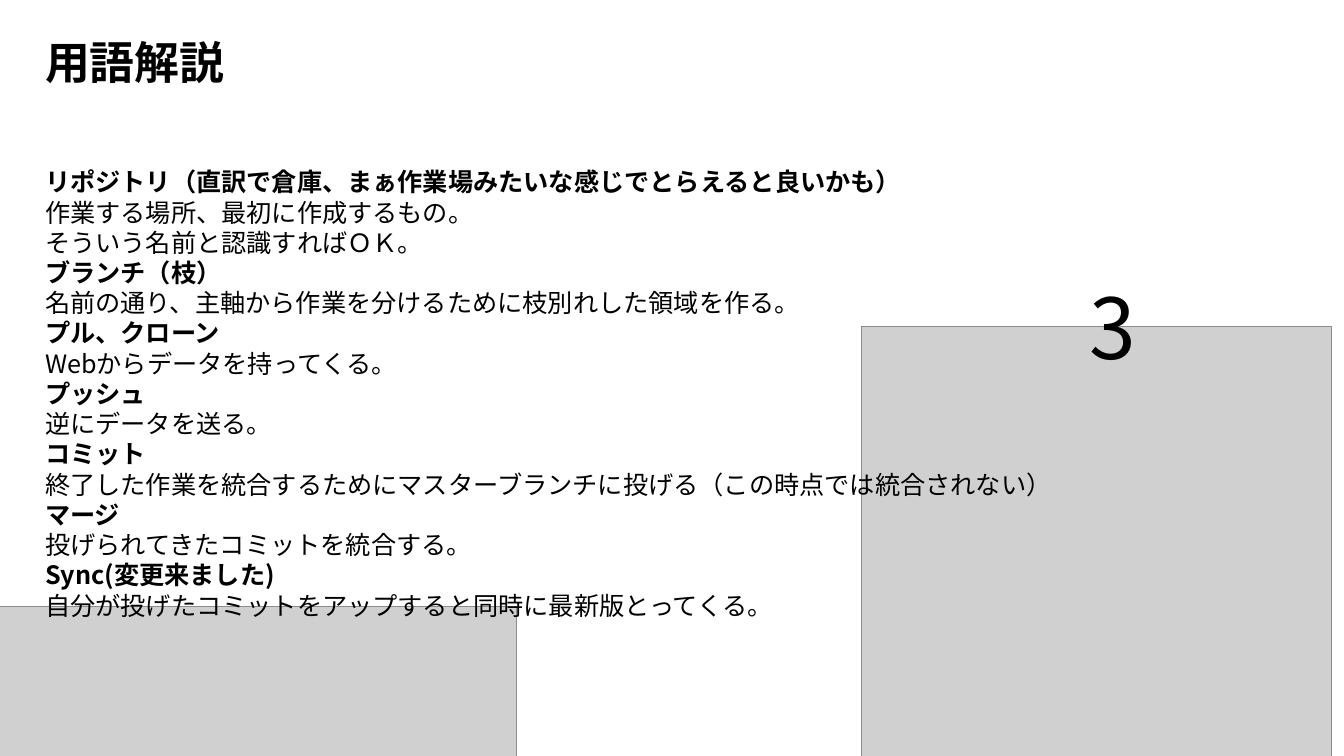
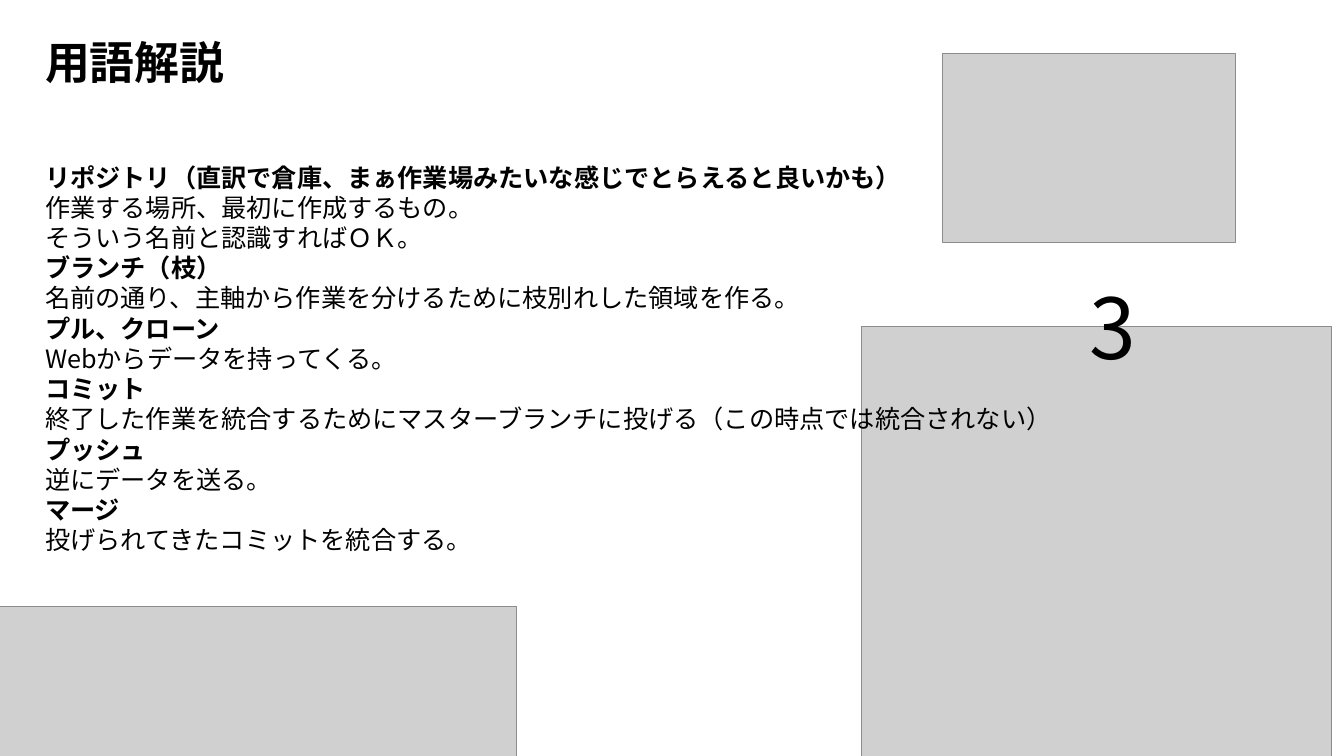
Before and after one commit to HattoriNaoki-t/git_study, a slide deck: slide 4 of GITHUB運用の勧め.pptx. Drawn at 1344x756 pixels with LibreOffice and Linux fonts; fonts in the diff are those of the drawing; grey boxes stand for pictures. Boxes give left, top, right and bottom in pixels: in the first picture for what was removed or moved away, otherwise in the second. Text is boxed around its words. In the diff, an @@ line names an element or a change of style, - is before the commit and + after.

```diff
--- a/GITHUB運用の勧め.pptx
+++ b/GITHUB運用の勧め.pptx
@@ picture added at [943, 53, 1236, 243] @@
@@ text at [45, 378, 1051, 435]: paragraphs added @@
+コミット
+終了した作業を統合するためにマスターブランチに投げる（この時点では統合されない）
@@ text at [45, 443, 1051, 500]: paragraphs removed @@
-コミット
-終了した作業を統合するためにマスターブランチに投げる（この時点では統合されない）
@@ text at [45, 562, 773, 621]: paragraphs removed @@
-Sync(変更来ました)
-自分が投げたコミットをアップすると同時に最新版とってくる。
```
